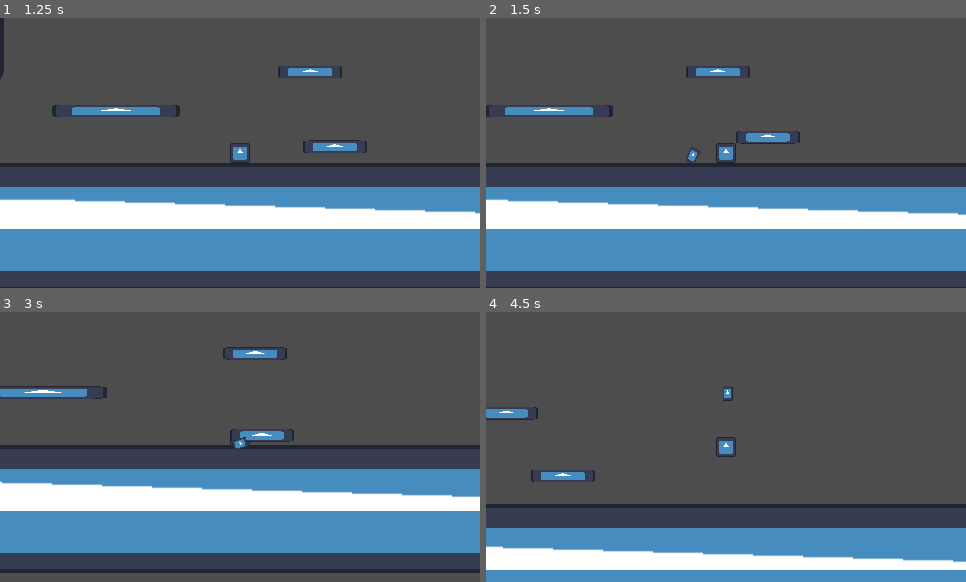
Above: before the commit, frames 1-4 (two rows, left to right).
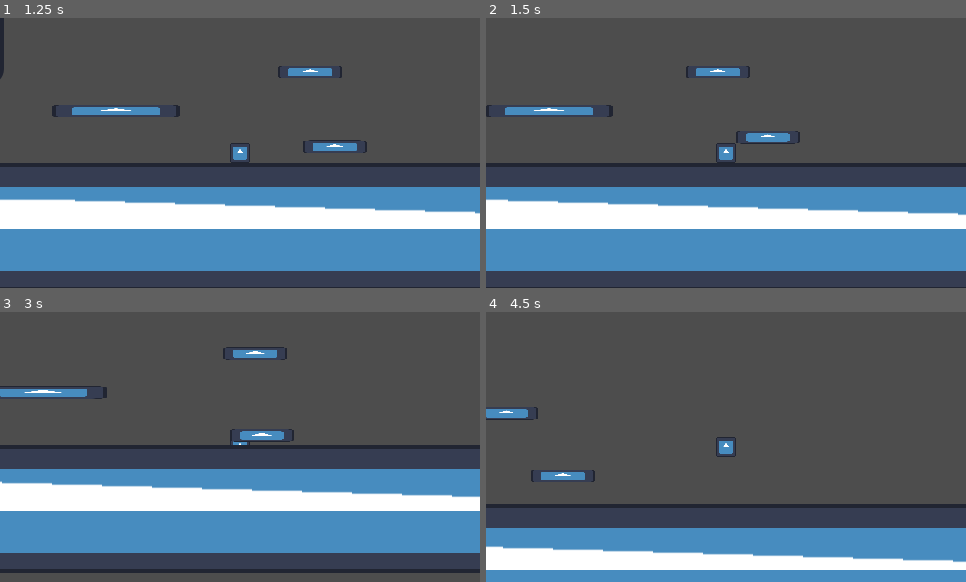
Above: after the commit, the same moments.

Repository: johnferrera29/mad_lab
Game: Godot game, scene res://scenes/main.tscn
Same seed, same stepped clock (60 frames per second), same inputs: the game is played once before the commit and once after it. The engine's default icon, where the game draws it, is replaced by a stand-in: a white triangle on a blue panel in a dark square.
Inputs (mouse positions are in pixels of both pictures, inside the frame that each line leads up to):
- Up to frame 1 (1.25 s): move the mouse to (345, 139) at 0.52 s; hold D (move_right) from 0.53 s (still down); tap Shift (change_weapon_mode) at 0.6 s; tap Space (jump) at 0.77 s
- Up to frame 2 (1.5 s): keep holding D (move_right); move the mouse to (630, 166) at 1.27 s; click (630, 166) at 1.35 s
- Up to frame 3 (3 s): tap Space (jump) at 1.52 s; move the mouse to (288, 387) at 2.02 s; release D (move_right) at 2.03 s; hold A (move_left) 2.03-2.78 s; tap Shift (change_weapon_mode) at 2.1 s; move the mouse to (216, 501) at 2.77 s; hold D (move_right) from 2.78 s (still down); click (216, 501) at 2.85 s
- Up to frame 4 (4.5 s): tap Space (jump) at 3.02, 3.77 s; move the mouse to (870, 487) at 3.52 s; tap Shift (change_weapon_mode) at 3.6 s; move the mouse to (582, 406) at 4.27 s; release D (move_right) at 4.28 s; hold A (move_left) from 4.28 s (still down); click (582, 406) at 4.35 s

Frame 1 is identical in both runs. In frame 2, less than 0.1% of the frame differs, in the area x 41-45%, y 47-55%; in frame 3, less than 0.1%, in the area x 48-52%, y 46-52%; in frame 4, less than 0.1%.
Error after the commit: Parse Error: Could not find base class "Launcher". (res://scenes/entities/bomb_launcher/bomb_launcher.gd:2)

Commit message:
Update projectile launcher and projectile components

Diff:
--- a/shared_scripts/weapons/projectile.gd
+++ b/shared_scripts/weapons/projectile.gd
@@ -1,6 +1,6 @@
 class_name Projectile
 extends Area2D
-## Base class for projectiles launched by [Launcher].
+## Base class for projectiles launched by [ProjectileLauncher].
 
 
 ## Node that handles the projectile's animation, if any.
--- a/shared_scripts/weapons/launcher.gd
+++ b/shared_scripts/weapons/projectile_launcher.gd
@@ -1,6 +1,8 @@
-class_name Launcher
+class_name ProjectileLauncher
 extends Node2D
-## Base class for weapons that launches a [Projectile].
+## A launcher that fires off a [Projectile].
+##
+## Use this component with composition.
 
 
 ## Resource that will be used to instantiate projectiles.
@@ -35,7 +37,6 @@
 		return
 
 	add_child(projectile)
-
 	launch_timer.start()
 
 
